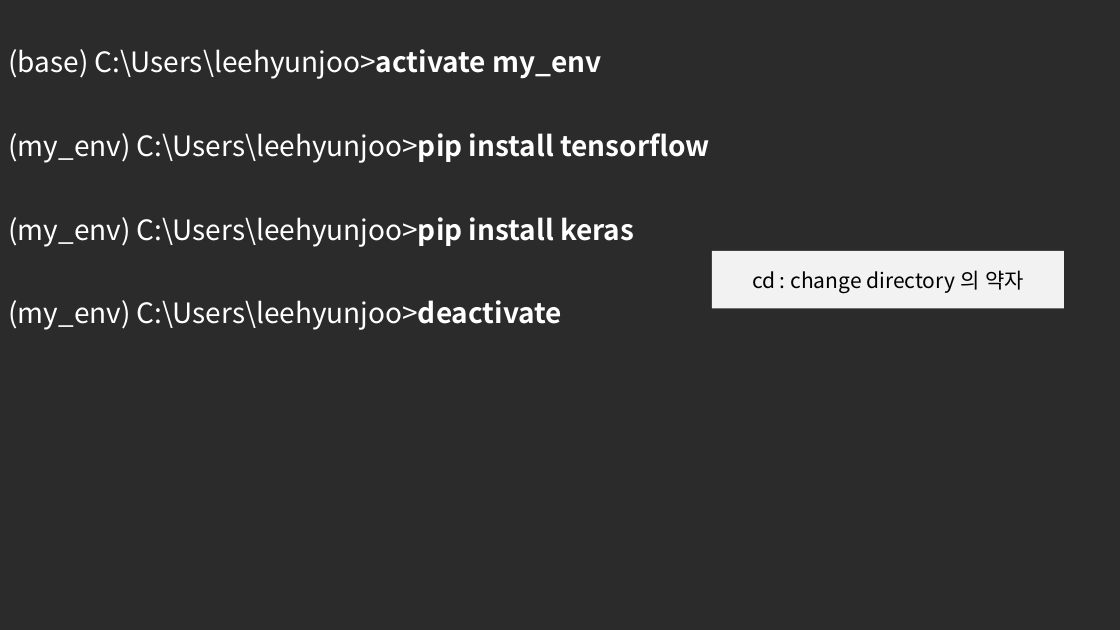
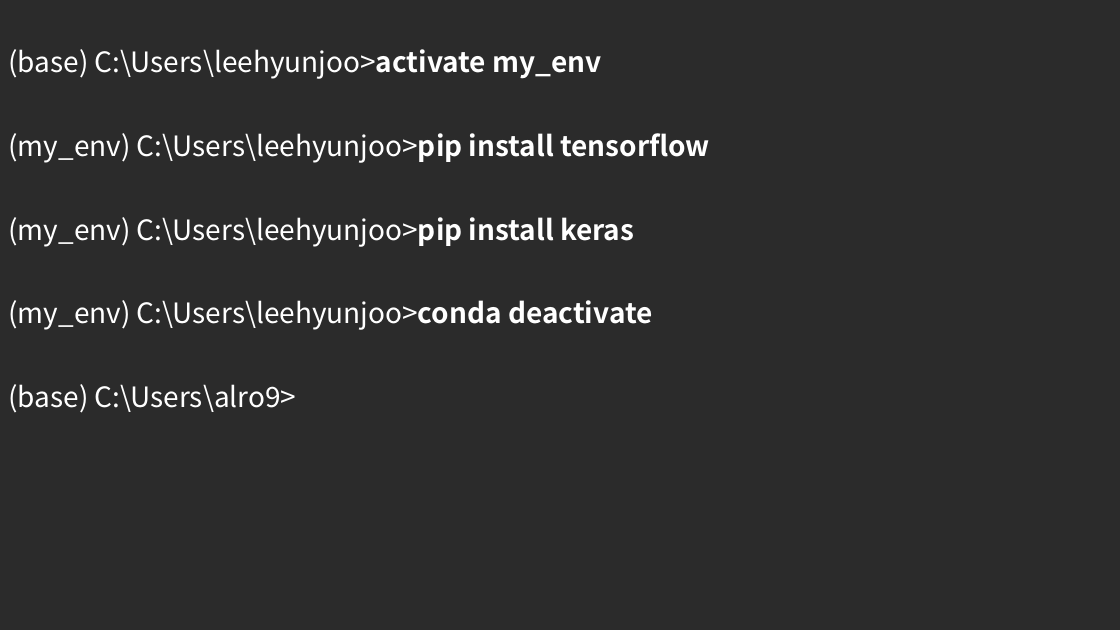
Before and after one commit to alro923/Deep_learning_with_python, a slide deck: slide 4 of 02. 아나콘다 파이참 연동.pptx. Drawn at 1120x630 pixels with LibreOffice and Linux fonts; fonts in the diff are those of the drawing; background and template pictures are left out; a plain dark background stands for a picture behind light text. Boxes give left, top, right and bottom in pixels: in the first picture for what was removed or moved away, otherwise in the second. Text is boxed around its words. In the diff, an @@ line names an element or a change of style, - is before the commit and + after.

```diff
--- a/02. 아나콘다 파이참 연동.pptx
+++ b/02. 아나콘다 파이참 연동.pptx
@@ rectangle removed at box(712, 251, 1065, 308) @@
-cd : change directory 의 약자
@@ text at box(8, 300, 652, 413): text changed @@
-(my_env) C:\Users\leehyunjoo>deactivate
+(my_env) C:\Users\leehyunjoo>conda deactivate
+(base) C:\Users\alro9>
```
Also in this commit, not shown: 1 other slide changed, 2 slides added, 1 other file.
